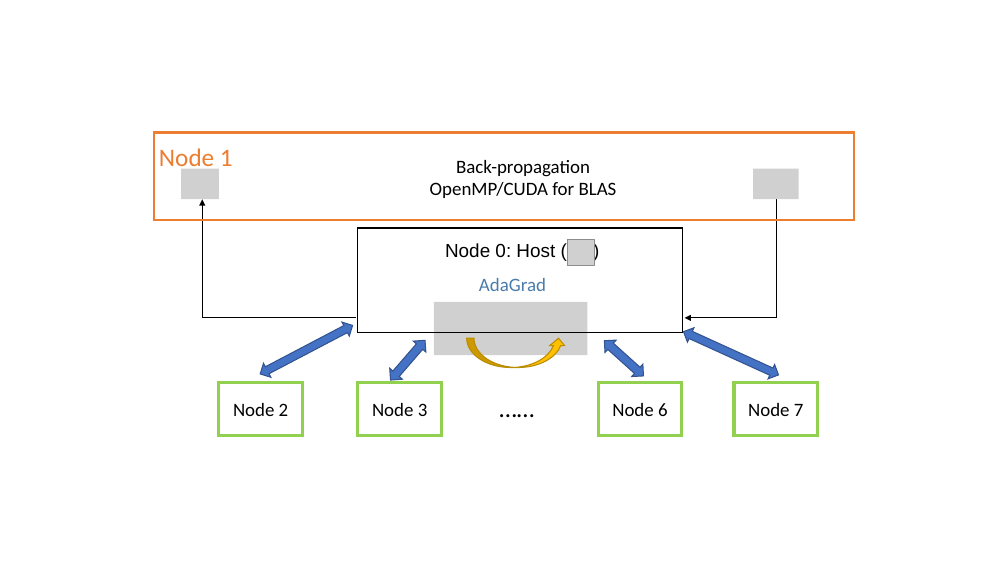
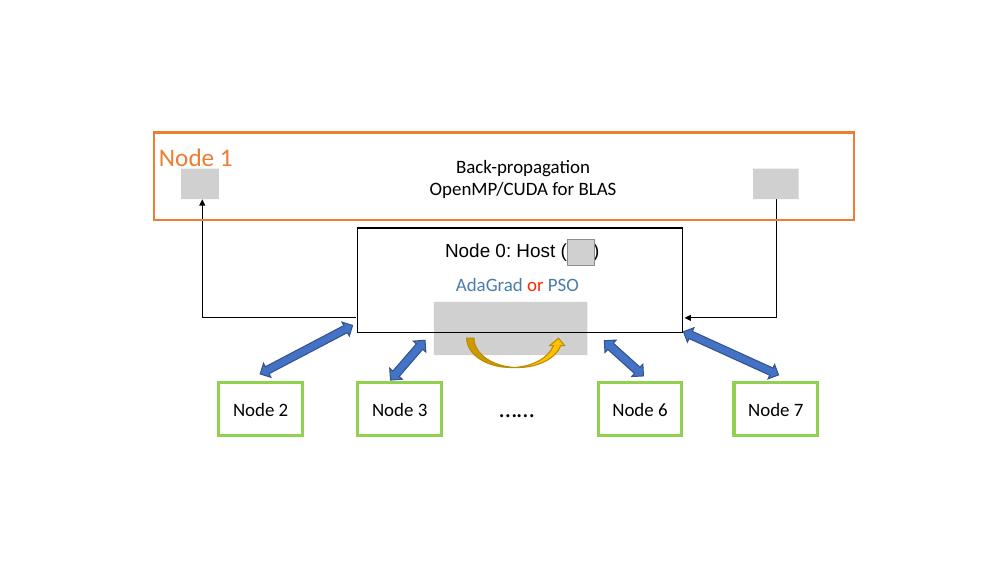
Before and after one commit to jeffrey6557/CS205-Parallel-Computing-Project, a slide deck: slide 1 of other/flow chart_2.pptx. Drawn at 1008x567 pixels with LibreOffice and Linux fonts; fonts in the diff are those of the drawing; grey boxes stand for pictures. Boxes give left, top, right and bottom in pixels: in the first picture for what was removed or moved away, otherwise in the second. Text is boxed around its words. In the diff, an @@ line names an element or a change of style, - is before the commit and + after.

```diff
--- a/other/flow chart_2.pptx
+++ b/other/flow chart_2.pptx
@@ text at (456,278,579,291): text changed @@
-AdaGrad
+AdaGrad or PSO
```
Also in this commit, not shown: 2 other files.
